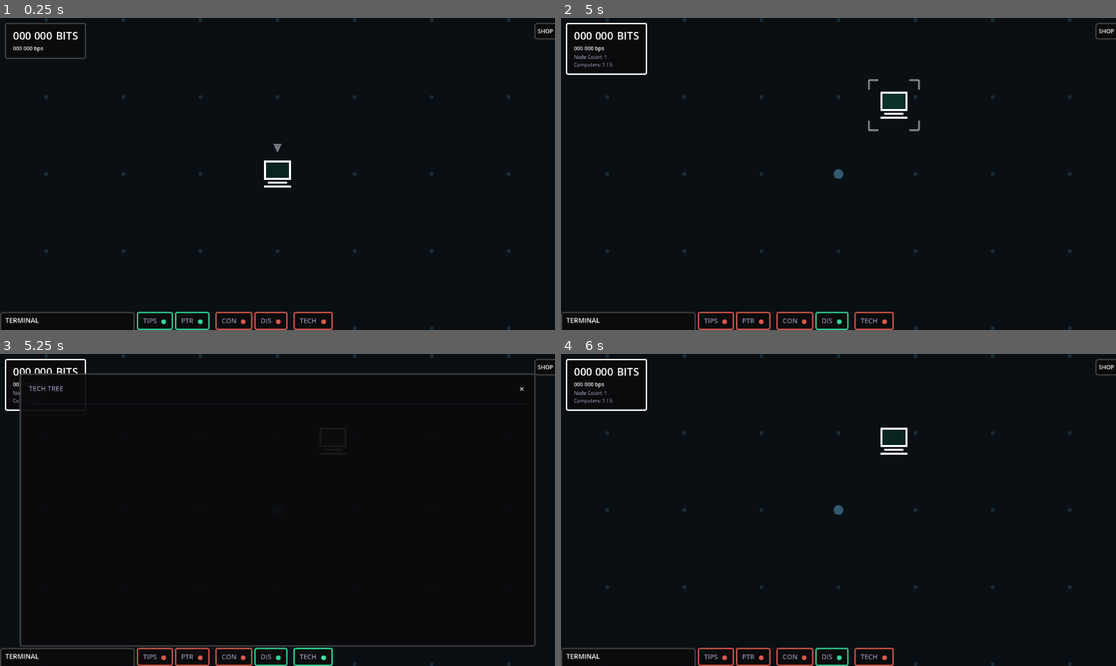
Above: before the commit, frames 1-4 (two rows, left to right).
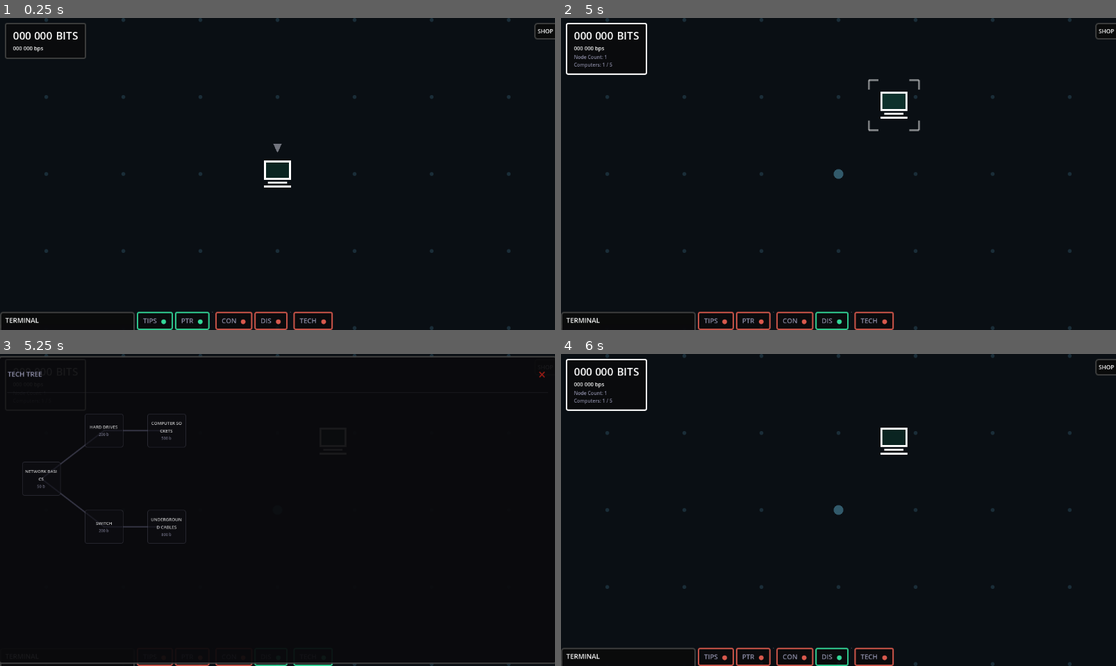
Above: after the commit, the same moments.

Repository: DscrtDv/NetClicker
Game: Godot game, scene res://Main/main.tscn
Two runs of this game, one before a commit and one after it. Both use one fixed random seed, a clock stepped at 60 frames per second and the inputs below.
Inputs (mouse positions are in pixels of both pictures, inside the frame that each line leads up to):
- Up to frame 1 (0.25 s): no input
- Up to frame 2 (5 s): tap Enter at 0.5, 2.75, 4.25 s; drag from (838, 174) to (894, 105) at 0.52 s; drag from (605, 39) to (894, 105) at 1.27 s; tap Space at 2, 3.5 s; move the mouse to (716, 320) at 2.02 s; right-click (716, 320) at 2.1 s; click (716, 320) at 2.17 s; drag from (755, 320) to (672, 127) at 2.77 s; drag from (794, 320) to (894, 105) at 3.52 s; drag from (832, 320) to (894, 105) at 4.27 s
- Up to frame 3 (5.25 s): tap Space at 5 s; move the mouse to (310, 656) at 5.02 s; click (310, 656) at 5.1 s
- Up to frame 4 (6 s): click "×" at 5.75 s

Frames 1-2 are identical in both runs. In frame 3, 4.0% of the frame differs, in the area x 0-100%, y 0-100%; in frame 4, nothing differs.

Commit message:
[+] Tech tree — data layer, node buttons, tooltip, and tree layout
Data layer
- TechData resource class (id, name, price, description, prerequisite_bits,
  tree_position, parent_ids, icon, effect dictionary)
- TechRegistry static class with 5 techs: Network Basics, Hard Drives,
  Switch, Computer Sockets, Underground Cables
- SignalBus: added tech_unlocked, tech_purchase_requested,
  tech_tooltip_show/hide signals and unlocked_techs state

Purchase flow
- main.gd handles tech_purchase_requested: deducts bits, appends to
  unlocked_techs, emits tech_unlocked, logs to terminal

TechNode button (UI/TechTree/TechNode/)
- 80×70 square with three visual states: locked (75% opacity, grey border),
  available (teal border, brightens on hover), unlocked (gold border)
- Shows tech name and price; icon slot ready for textures
- Emits tooltip signals on hover, purchase signal on click

Tech tree scene (UI/TechTree/tech_tree.gd)
- Populates FloatingWindow Content node with a ScrollContainer canvas
- Spawns and positions TechNodes from TechRegistry data on a 130×100 grid
- Draws connector lines between parent/child nodes via inner ConnectorLayer
- Tooltip built entirely in code (no separate scene) to avoid CanvasLayer
  sizing issues — positioned each frame relative to the hovered node

FloatingWindow fixes
- Root Control: mouse_filter = IGNORE so buttons behind open windows remain
  clickable
- Window panel: switched to centered anchors (±580/±320) for proper sizing
- Removed corrupt tech_tree.tscn; HUD now applies tech_tree.gd as a script
  override on the FloatingWindow instance

Diff:
--- a/Main/main.gd
+++ b/Main/main.gd
@@ -18,6 +18,7 @@
 
 func _enter_tree() -> void:
     SignalBus.entity_purchase_requested.connect(_on_entity_purchase_requested)
+    SignalBus.tech_purchase_requested.connect(_on_tech_purchase_requested)
 
 func _ready() -> void:
     var conn_line      := _CONN_LINE_SCENE.instantiate()
@@ -93,3 +94,13 @@
     add_child(entity)
     entity.global_position = pos
     EventLog.log("+", "New %s added to the grid." % clicker_type)
+
+func _on_tech_purchase_requested(id: StringName, cost: int) -> void:
+    if click_counter.total_bits < cost:
+        return
+    click_counter.total_bits -= cost
+    click_counter.update_counter()
+    SignalBus.unlocked_techs.append(id)
+    SignalBus.tech_unlocked.emit(id)
+    var tech := TechRegistry.get_tech(id)
+    EventLog.log("+", "Tech unlocked: %s." % tech.display_name)
--- a/Main/signalBus.gd
+++ b/Main/signalBus.gd
@@ -14,6 +14,10 @@
 signal connect_mode_toggled(enabled: bool)
 signal disconnect_mode_toggled(enabled: bool)
 signal tech_window_toggled(is_open: bool)
+signal tech_unlocked(id: StringName)
+signal tech_purchase_requested(id: StringName, cost: int)
+signal tech_tooltip_show(data: TechData, anchor: Control)
+signal tech_tooltip_hide()
 signal connection_source_selected(clicker: Node)
 signal connection_cancelled()
 signal connection_formed(a: Node, b: Node)
@@ -30,3 +34,4 @@
 
 var outlined_network = null  # Network — set by main counter hover/pin
 var hovered_network  = null  # Network — set by cursor proximity to a connection line
+var unlocked_techs   : Array[StringName] = []
--- a/UI/FloatingWindow/floating_window.gd
+++ b/UI/FloatingWindow/floating_window.gd
@@ -12,6 +12,7 @@
 	_title_label.text = title
 	_close_btn.focus_mode = Control.FOCUS_NONE
 	_close_btn.pressed.connect(close)
+	_close_btn.modulate = Color(0.85, 0.35, 0.30, 0.90)
 	visible = false
 
 func open() -> void:
--- a/UI/FloatingWindow/floating_window.tscn
+++ b/UI/FloatingWindow/floating_window.tscn
@@ -21,17 +21,20 @@
 anchor_bottom = 1.0
 grow_horizontal = 2
 grow_vertical = 2
+mouse_filter = 2
 script = ExtResource("1_fw")
 
 [node name="Window" type="PanelContainer" parent="." unique_id=973068828]
 layout_mode = 1
-anchors_preset = 15
-anchor_right = 1.0
-anchor_bottom = 1.0
-offset_left = 40.0
-offset_top = 40.0
-offset_right = -40.0
-offset_bottom = -40.0
+anchors_preset = 8
+anchor_left = 0.5
+anchor_top = 0.5
+anchor_right = 0.5
+anchor_bottom = 0.5
+offset_left = -580.0
+offset_top = -320.0
+offset_right = 580.0
+offset_bottom = 320.0
 grow_horizontal = 2
 grow_vertical = 2
 theme_override_styles/panel = SubResource("StyleBoxFlat_window")
@@ -63,7 +66,8 @@
 
 [node name="CloseBtn" type="Button" parent="Window/Margin/VBox/TitleBar" unique_id=321618153]
 layout_mode = 2
-theme_override_font_sizes/font_size = 18
+theme_override_colors/font_color = Color(0.85, 0.35, 0.3, 0.9)
+theme_override_font_sizes/font_size = 28
 text = "×"
 flat = true
 
--- a/UI/HUD/hud.tscn
+++ b/UI/HUD/hud.tscn
@@ -7,6 +7,7 @@
 [ext_resource type="PackedScene" uid="uid://shop00000001" path="res://UI/HUD/Shop/shop.tscn" id="5_shop"]
 [ext_resource type="PackedScene" uid="uid://dw445fllq7iyy" path="res://UI/HUD/Terminal/terminal.tscn" id="6_terminal"]
 [ext_resource type="PackedScene" uid="uid://floatwind001" path="res://UI/FloatingWindow/floating_window.tscn" id="7_fw"]
+[ext_resource type="Script" uid="uid://techtreegdx1" path="res://UI/TechTree/tech_tree.gd" id="8_ttgd"]
 
 [node name="HUD" type="CanvasLayer" unique_id=1293283919]
 
@@ -34,4 +35,5 @@
 anchors_preset = 2
 
 [node name="TechTree" parent="." unique_id=1899000001 instance=ExtResource("7_fw")]
+script = ExtResource("8_ttgd")
 title = "TECH TREE"
--- /dev/null
+++ b/UI/TechTree/TechNode/tech_node.gd
@@ -0,0 +1,80 @@
+class_name TechNode
+extends Control
+
+enum State { LOCKED, AVAILABLE, UNLOCKED }
+
+@onready var _panel       : PanelContainer = $Panel
+@onready var _icon        : TextureRect    = $Panel/Margin/VBox/Icon
+@onready var _name_label  : Label          = $Panel/Margin/VBox/NameLabel
+@onready var _price_label : Label          = $Panel/Margin/VBox/PriceLabel
+
+@export var style_locked    : StyleBoxFlat
+@export var style_available : StyleBoxFlat
+@export var style_unlocked  : StyleBoxFlat
+
+var _data  : TechData
+var _state : State = State.LOCKED
+
+func setup(data: TechData) -> void:
+	_data = data
+	_name_label.text = data.display_name.to_upper()
+	if data.icon:
+		_icon.texture = data.icon
+	else:
+		_icon.visible = false
+	_price_label.text = "%d b" % data.price
+	refresh_state()
+
+func _ready() -> void:
+	mouse_entered.connect(_on_hover.bind(true))
+	mouse_exited.connect(_on_hover.bind(false))
+	SignalBus.bits_changed.connect(func(_b: int) -> void: refresh_state())
+	SignalBus.tech_unlocked.connect(func(_id: StringName) -> void: refresh_state())
+
+func refresh_state() -> void:
+	if _data == null:
+		return
+	if _data.id in SignalBus.unlocked_techs:
+		_set_state(State.UNLOCKED)
+	elif SignalBus.total_bits >= _data.price \
+			and SignalBus.total_bits >= _data.prerequisite_bits:
+		_set_state(State.AVAILABLE)
+	else:
+		_set_state(State.LOCKED)
+
+func _set_state(s: State) -> void:
+	_state = s
+	match s:
+		State.LOCKED:
+			_panel.add_theme_stylebox_override("panel", style_locked)
+			modulate = Color(1, 1, 1, 0.75)
+			_price_label.visible = true
+		State.AVAILABLE:
+			_panel.add_theme_stylebox_override("panel", style_available)
+			modulate = Color.WHITE
+			_price_label.visible = true
+		State.UNLOCKED:
+			_panel.add_theme_stylebox_override("panel", style_unlocked)
+			modulate = Color.WHITE
+			_price_label.visible = false
+
+func _on_hover(entered: bool) -> void:
+	if _data == null:
+		return
+	if entered:
+		SignalBus.tech_tooltip_show.emit(_data, self)
+		if _state == State.AVAILABLE:
+			modulate = Color(1.12, 1.12, 1.12)
+	else:
+		SignalBus.tech_tooltip_hide.emit()
+		if _state == State.AVAILABLE:
+			modulate = Color.WHITE
+
+func _gui_input(event: InputEvent) -> void:
+	if _state != State.AVAILABLE:
+		return
+	if event is InputEventMouseButton \
+			and event.button_index == MOUSE_BUTTON_LEFT \
+			and event.pressed:
+		SignalBus.tech_purchase_requested.emit(_data.id, _data.price)
+		get_viewport().set_input_as_handled()
--- /dev/null
+++ b/UI/TechTree/TechNode/tech_node.tscn
@@ -0,0 +1,90 @@
+[gd_scene format=3 uid="uid://technode0001"]
+
+[ext_resource type="Script" path="res://UI/TechTree/TechNode/tech_node.gd" id="1_tn"]
+
+[sub_resource type="StyleBoxFlat" id="StyleBoxFlat_locked"]
+bg_color = Color(0.05, 0.05, 0.07, 0.85)
+border_width_left = 1
+border_width_top = 1
+border_width_right = 1
+border_width_bottom = 1
+border_color = Color(0.30, 0.30, 0.36, 0.70)
+corner_radius_top_left = 4
+corner_radius_top_right = 4
+corner_radius_bottom_right = 4
+corner_radius_bottom_left = 4
+
+[sub_resource type="StyleBoxFlat" id="StyleBoxFlat_available"]
+bg_color = Color(0.04, 0.07, 0.08, 0.90)
+border_width_left = 2
+border_width_top = 2
+border_width_right = 2
+border_width_bottom = 2
+border_color = Color(0.192, 0.718, 0.643, 0.90)
+corner_radius_top_left = 4
+corner_radius_top_right = 4
+corner_radius_bottom_right = 4
+corner_radius_bottom_left = 4
+
+[sub_resource type="StyleBoxFlat" id="StyleBoxFlat_unlocked"]
+bg_color = Color(0.06, 0.06, 0.03, 0.90)
+border_width_left = 2
+border_width_top = 2
+border_width_right = 2
+border_width_bottom = 2
+border_color = Color(1.00, 0.78, 0.20, 0.90)
+corner_radius_top_left = 4
+corner_radius_top_right = 4
+corner_radius_bottom_right = 4
+corner_radius_bottom_left = 4
+
+[node name="TechNode" type="Control"]
+custom_minimum_size = Vector2(80, 70)
+mouse_filter = 0
+script = ExtResource("1_tn")
+style_locked = SubResource("StyleBoxFlat_locked")
+style_available = SubResource("StyleBoxFlat_available")
+style_unlocked = SubResource("StyleBoxFlat_unlocked")
+
+[node name="Panel" type="PanelContainer" parent="."]
+layout_mode = 1
+anchors_preset = 15
+anchor_right = 1.0
+anchor_bottom = 1.0
+grow_horizontal = 2
+grow_vertical = 2
+mouse_filter = 2
+theme_override_styles/panel = SubResource("StyleBoxFlat_locked")
+
+[node name="Margin" type="MarginContainer" parent="Panel"]
+layout_mode = 2
+theme_override_constants/margin_left = 5
+theme_override_constants/margin_top = 5
+theme_override_constants/margin_right = 5
+theme_override_constants/margin_bottom = 5
+
+[node name="VBox" type="VBoxContainer" parent="Panel/Margin"]
+layout_mode = 2
+alignment = 1
+theme_override_constants/separation = 3
+
+[node name="Icon" type="TextureRect" parent="Panel/Margin/VBox"]
+layout_mode = 2
+custom_minimum_size = Vector2(22, 22)
+size_flags_horizontal = 4
+expand_mode = 1
+stretch_mode = 6
+
+[node name="NameLabel" type="Label" parent="Panel/Margin/VBox"]
+layout_mode = 2
+theme_override_font_sizes/font_size = 9
+horizontal_alignment = 1
+autowrap_mode = 1
+text = "TECH"
+
+[node name="PriceLabel" type="Label" parent="Panel/Margin/VBox"]
+layout_mode = 2
+modulate = Color(0.55, 0.55, 0.65, 1.0)
+theme_override_font_sizes/font_size = 8
+horizontal_alignment = 1
+text = "0 b"
--- /dev/null
+++ b/UI/TechTree/TechTooltip/tech_tooltip.gd
@@ -0,0 +1,56 @@
+extends PanelContainer
+
+@onready var _name_label : Label = $Margin/VBox/NameLabel
+@onready var _desc_label : Label = $Margin/VBox/DescLabel
+@onready var _cost_value : Label = $Margin/VBox/Grid/CostValue
+@onready var _req_key    : Label = $Margin/VBox/Grid/ReqKey
+@onready var _req_value  : Label = $Margin/VBox/Grid/ReqValue
+
+var _anchor : Control = null
+
+func _ready() -> void:
+	visible = false
+	SignalBus.tech_tooltip_show.connect(_on_show)
+	SignalBus.tech_tooltip_hide.connect(_on_hide)
+
+func _process(_delta: float) -> void:
+	if _anchor and visible:
+		_update_position()
+
+func _on_show(data: TechData, anchor: Control) -> void:
+	_anchor = anchor
+	_name_label.text = data.display_name.to_upper()
+	_desc_label.text = data.description
+
+	if data.id in SignalBus.unlocked_techs:
+		_cost_value.text     = "OWNED"
+		_cost_value.modulate = Color(1.00, 0.78, 0.20)
+	else:
+		_cost_value.text     = "%d bits" % data.price
+		_cost_value.modulate = Color(0.20, 0.85, 0.60) \
+			if SignalBus.total_bits >= data.price \
+			else Color(0.85, 0.35, 0.30)
+
+	var has_req := data.prerequisite_bits > 0
+	_req_key.visible   = has_req
+	_req_value.visible = has_req
+	if has_req:
+		_req_value.text     = "%d bits" % data.prerequisite_bits
+		_req_value.modulate = Color(0.20, 0.85, 0.60) \
+			if SignalBus.total_bits >= data.prerequisite_bits \
+			else Color(0.85, 0.35, 0.30)
+
+	visible = true
+	# Defer so the panel has one frame to compute its size before clamping
+	call_deferred("_update_position")
+
+func _on_hide() -> void:
+	visible = false
+	_anchor = null
+
+func _update_position() -> void:
+	var rect := _anchor.get_global_rect()
+	position  = Vector2(rect.end.x + 8.0, rect.position.y)
+	var vp    := get_viewport_rect().size
+	position.x = clamp(position.x, 4.0, vp.x - size.x - 4.0)
+	position.y = clamp(position.y, 4.0, vp.y - size.y - 4.0)
--- /dev/null
+++ b/UI/TechTree/TechTooltip/tech_tooltip.tscn
@@ -0,0 +1,92 @@
+[gd_scene format=3 uid="uid://techtooltip01"]
+
+[ext_resource type="Script" path="res://UI/TechTree/TechTooltip/tech_tooltip.gd" id="1_tt"]
+
+[sub_resource type="StyleBoxFlat" id="StyleBoxFlat_bg"]
+bg_color = Color(0.04, 0.04, 0.04, 0.92)
+border_width_left = 3
+border_width_top = 3
+border_width_right = 3
+border_width_bottom = 3
+border_color = Color(0.25, 0.25, 0.25, 0.90)
+corner_radius_top_left = 4
+corner_radius_top_right = 4
+corner_radius_bottom_right = 4
+corner_radius_bottom_left = 4
+
+[node name="TechTooltip" type="PanelContainer"]
+layout_mode = 0
+mouse_filter = 2
+custom_minimum_size = Vector2(200, 0)
+theme_override_styles/panel = SubResource("StyleBoxFlat_bg")
+script = ExtResource("1_tt")
+
+[node name="Margin" type="MarginContainer" parent="."]
+layout_mode = 2
+mouse_filter = 2
+theme_override_constants/margin_left = 12
+theme_override_constants/margin_top = 9
+theme_override_constants/margin_right = 12
+theme_override_constants/margin_bottom = 9
+
+[node name="VBox" type="VBoxContainer" parent="Margin"]
+layout_mode = 2
+mouse_filter = 2
+theme_override_constants/separation = 6
+
+[node name="NameLabel" type="Label" parent="Margin/VBox"]
+layout_mode = 2
+mouse_filter = 2
+theme_override_font_sizes/font_size = 12
+text = "TECH NAME"
+
+[node name="Separator" type="HSeparator" parent="Margin/VBox"]
+layout_mode = 2
+mouse_filter = 2
+modulate = Color(0.30, 0.30, 0.35, 0.80)
+
+[node name="DescLabel" type="Label" parent="Margin/VBox"]
+layout_mode = 2
+mouse_filter = 2
+modulate = Color(0.70, 0.70, 0.78, 1.0)
+theme_override_font_sizes/font_size = 9
+autowrap_mode = 3
+text = "Description goes here."
+
+[node name="Separator2" type="HSeparator" parent="Margin/VBox"]
+layout_mode = 2
+mouse_filter = 2
+modulate = Color(0.30, 0.30, 0.35, 0.80)
+
+[node name="Grid" type="GridContainer" parent="Margin/VBox"]
+layout_mode = 2
+mouse_filter = 2
+columns = 2
+theme_override_constants/h_separation = 14
+theme_override_constants/v_separation = 4
+
+[node name="CostKey" type="Label" parent="Margin/VBox/Grid"]
+layout_mode = 2
+mouse_filter = 2
+modulate = Color(0.55, 0.55, 0.65, 1.0)
+theme_override_font_sizes/font_size = 9
+text = "COST"
+
+[node name="CostValue" type="Label" parent="Margin/VBox/Grid"]
+layout_mode = 2
+mouse_filter = 2
+theme_override_font_sizes/font_size = 9
+text = "0 bits"
+
+[node name="ReqKey" type="Label" parent="Margin/VBox/Grid"]
+layout_mode = 2
+mouse_filter = 2
+modulate = Color(0.55, 0.55, 0.65, 1.0)
+theme_override_font_sizes/font_size = 9
+text = "REQUIRES"
+
+[node name="ReqValue" type="Label" parent="Margin/VBox/Grid"]
+layout_mode = 2
+mouse_filter = 2
+theme_override_font_sizes/font_size = 9
+text = "0 bits"
--- /dev/null
+++ b/UI/TechTree/tech_data.gd
@@ -0,0 +1,12 @@
+class_name TechData
+extends Resource
+
+@export var id                : StringName
+@export var display_name      : String
+@export var price             : int
+@export var description       : String
+@export var prerequisite_bits : int
+@export var tree_position     : Vector2i
+@export var parent_ids        : Array[StringName] = []
+@export var icon              : Texture2D
+@export var effect            : Dictionary = {}
--- /dev/null
+++ b/UI/TechTree/tech_registry.gd
@@ -0,0 +1,81 @@
+class_name TechRegistry
+
+# All techs indexed by id. Call TechRegistry.get_all() or TechRegistry.get_tech(id).
+# Tree layout uses Vector2i(column, row). CELL_SIZE in the tree scene controls spacing.
+#
+# Effect keys (applied by TechManager, Milestone 5):
+#   "max_network_bonus"       : int  — added to SignalBus.max_network_size
+#   "unlock_switch"           : bool — makes the Switch purchasable in the shop
+#   "computer_extra_slot"     : bool — gives computers a third connection slot
+#   "switch_cross_network"    : bool — switches can connect across network boundaries
+
+static var _techs : Dictionary  # StringName -> TechData
+
+static func _ensure_loaded() -> void:
+	if not _techs.is_empty():
+		return
+	_techs = {}
+	for td : TechData in _build_all():
+		_techs[td.id] = td
+
+static func get_all() -> Array[TechData]:
+	_ensure_loaded()
+	var out : Array[TechData] = []
+	for v in _techs.values():
+		out.append(v)
+	return out
+
+static func get_tech(id: StringName) -> TechData:
+	_ensure_loaded()
+	return _techs.get(id, null)
+
+# ---------------------------------------------------------------------------
+# Tech definitions
+# ---------------------------------------------------------------------------
+
+static func _make(
+	p_id               : StringName,
+	p_display_name     : String,
+	p_price            : int,
+	p_description      : String,
+	p_prerequisite_bits: int,
+	p_tree_position    : Vector2i,
+	p_parent_ids       : Array[StringName],
+	p_effect           : Dictionary
+) -> TechData:
+	var td              := TechData.new()
+	td.id               = p_id
+	td.display_name     = p_display_name
+	td.price            = p_price
+	td.description      = p_description
+	td.prerequisite_bits = p_prerequisite_bits
+	td.tree_position    = p_tree_position
+	td.parent_ids       = p_parent_ids
+	td.effect           = p_effect
+	return td
+
+static func _build_all() -> Array[TechData]:
+	return [
+		# --- Column 0: Root ---
+		_make(&"net_basics", "Network Basics", 50,
+			"Foundational optimizations that improve every network you run.",
+			0, Vector2i(0, 1), [], {}),
+
+		# --- Column 1 ---
+		_make(&"hard_drives", "Hard Drives", 200,
+			"Additional storage capacity allows larger subnets. +2 max network size.",
+			100, Vector2i(1, 0), [&"net_basics"], {"max_network_bonus": 2}),
+
+		_make(&"switch", "Switch", 200,
+			"Unlocks the Switch in the shop. Switches route traffic between multiple computers.",
+			100, Vector2i(1, 2), [&"net_basics"], {"unlock_switch": true}),
+
+		# --- Column 2 ---
+		_make(&"computer_sockets", "Computer Sockets", 500,
+			"Adds a third connection slot to every computer, increasing throughput potential.",
+			300, Vector2i(2, 0), [&"hard_drives"], {"computer_extra_slot": true}),
+
+		_make(&"underground_cables", "Underground Cables", 800,
+			"Shielded underground lines let switches connect across network boundaries, ignoring size limits.",
+			500, Vector2i(2, 2), [&"switch"], {"switch_cross_network": true}),
+	]
--- a/UI/TechTree/tech_tree.gd
+++ b/UI/TechTree/tech_tree.gd
@@ -1,12 +1,209 @@
 extends FloatingWindow
+
+const _TECH_NODE_SCENE := preload("res://UI/TechTree/TechNode/tech_node.tscn")
+const _CELL_SIZE       := Vector2(130, 100)
+const _PADDING         := Vector2(30, 30)
+const _NODE_HALF       := Vector2(40, 35)  # half of TechNode's 80x70 size
+
+@onready var _content : Control = $Window/Margin/VBox/Content
+
+# Tooltip built in code — avoids CanvasLayer sizing issues with instanced scenes
+var _tooltip        : PanelContainer  = null
+var _tip_name       : Label           = null
+var _tip_desc       : Label           = null
+var _tip_cost       : Label           = null
+var _tip_req_row    : HBoxContainer   = null
+var _tip_req        : Label           = null
+var _tip_anchor     : Control         = null
 
 func _ready() -> void:
 	super()
 	SignalBus.tech_window_toggled.connect(_on_signal_toggled)
 	closed.connect(func(): SignalBus.tech_window_toggled.emit(false))
+	_build_tree()
+	_build_tooltip()
 
 func _on_signal_toggled(is_open: bool) -> void:
 	if is_open:
 		open()
 	else:
 		close()
+
+func _process(_delta: float) -> void:
+	if _tooltip and _tooltip.visible and _tip_anchor:
+		_position_tooltip()
+
+# ---------------------------------------------------------------------------
+# Tree layout
+# ---------------------------------------------------------------------------
+
+func _build_tree() -> void:
+	var techs := TechRegistry.get_all()
+
+	var max_col := 0
+	var max_row := 0
+	for data : TechData in techs:
+		max_col = max(max_col, data.tree_position.x)
+		max_row = max(max_row, data.tree_position.y)
+	var canvas_size := Vector2(max_col, max_row) * _CELL_SIZE \
+		+ Vector2(80, 70) + _PADDING * 2
+
+	var scroll := ScrollContainer.new()
+	scroll.size_flags_horizontal = Control.SIZE_EXPAND_FILL
+	scroll.size_flags_vertical   = Control.SIZE_EXPAND_FILL
+	_content.add_child(scroll)
+
+	var canvas := Control.new()
+	canvas.custom_minimum_size = canvas_size
+	canvas.mouse_filter        = Control.MOUSE_FILTER_IGNORE
+	scroll.add_child(canvas)
+
+	var connector := _ConnectorLayer.new()
+	connector.custom_minimum_size = canvas_size
+	connector.mouse_filter        = Control.MOUSE_FILTER_IGNORE
+	canvas.add_child(connector)
+
+	var centers : Dictionary = {}
+	for data : TechData in techs:
+		var node : TechNode = _TECH_NODE_SCENE.instantiate()
+		var pos  := Vector2(data.tree_position) * _CELL_SIZE + _PADDING
+		canvas.add_child(node)
+		node.position = pos
+		node.setup(data)
+		centers[data.id] = pos + _NODE_HALF
+
+	var lines : Array = []
+	for data : TechData in techs:
+		for parent_id : StringName in data.parent_ids:
+			if centers.has(parent_id) and centers.has(data.id):
+				lines.append([centers[parent_id], centers[data.id]])
+	connector.setup(lines)
+
+# ---------------------------------------------------------------------------
+# Tooltip (built in code so there are no scene/UID loading issues)
+# ---------------------------------------------------------------------------
+
+func _build_tooltip() -> void:
+	var bg := StyleBoxFlat.new()
+	bg.bg_color = Color(0.04, 0.04, 0.04, 0.92)
+	bg.set_border_width_all(3)
+	bg.border_color = Color(0.25, 0.25, 0.25, 0.90)
+	bg.set_corner_radius_all(4)
+
+	_tooltip = PanelContainer.new()
+	_tooltip.mouse_filter = Control.MOUSE_FILTER_IGNORE
+	_tooltip.add_theme_stylebox_override("panel", bg)
+	_tooltip.visible = false
+	add_child(_tooltip)
+
+	var margin := MarginContainer.new()
+	margin.mouse_filter = Control.MOUSE_FILTER_IGNORE
+	margin.add_theme_constant_override("margin_left",   12)
+	margin.add_theme_constant_override("margin_right",  12)
+	margin.add_theme_constant_override("margin_top",     9)
+	margin.add_theme_constant_override("margin_bottom",  9)
+	_tooltip.add_child(margin)
+
+	var vbox := VBoxContainer.new()
+	vbox.mouse_filter = Control.MOUSE_FILTER_IGNORE
+	vbox.add_theme_constant_override("separation", 6)
+	margin.add_child(vbox)
+
+	_tip_name = _tip_label(12, Color.WHITE)
+	vbox.add_child(_tip_name)
+
+	vbox.add_child(_tip_separator())
+
+	_tip_desc = _tip_label(9, Color(0.70, 0.70, 0.78))
+	_tip_desc.autowrap_mode        = TextServer.AUTOWRAP_WORD_SMART
+	_tip_desc.custom_minimum_size  = Vector2(200, 0)
+	vbox.add_child(_tip_desc)
+
+	vbox.add_child(_tip_separator())
+
+	_tip_cost    = _tip_row(vbox, "COST")
+	_tip_req_row = _tip_row_container(vbox, "REQUIRES")
+	_tip_req     = _tip_req_row.get_child(1)
+
+	SignalBus.tech_tooltip_show.connect(_on_tooltip_show)
+	SignalBus.tech_tooltip_hide.connect(_on_tooltip_hide)
+
+func _tip_label(font_size: int, color: Color) -> Label:
+	var lbl := Label.new()
+	lbl.mouse_filter = Control.MOUSE_FILTER_IGNORE
+	lbl.add_theme_font_size_override("font_size", font_size)
+	lbl.modulate = color
+	return lbl
+
+func _tip_separator() -> HSeparator:
+	var sep := HSeparator.new()
+	sep.mouse_filter = Control.MOUSE_FILTER_IGNORE
+	sep.modulate = Color(0.30, 0.30, 0.35, 0.80)
+	return sep
+
+func _tip_row(parent: VBoxContainer, key: String) -> Label:
+	return _tip_row_container(parent, key).get_child(1)
+
+func _tip_row_container(parent: VBoxContainer, key: String) -> HBoxContainer:
+	var row := HBoxContainer.new()
+	row.mouse_filter = Control.MOUSE_FILTER_IGNORE
+	row.add_theme_constant_override("separation", 14)
+	parent.add_child(row)
+
+	var k := _tip_label(9, Color(0.55, 0.55, 0.65))
+	k.text = key
+	row.add_child(k)
+
+	var v := _tip_label(9, Color.WHITE)
+	row.add_child(v)
+	return row
+
+func _on_tooltip_show(data: TechData, anchor: Control) -> void:
+	_tip_anchor  = anchor
+	_tip_name.text = data.display_name.to_upper()
+	_tip_desc.text = data.description
+
+	if data.id in SignalBus.unlocked_techs:
+		_tip_cost.text    = "OWNED"
+		_tip_cost.modulate = Color(1.00, 0.78, 0.20)
+	else:
+		_tip_cost.text    = "%d bits" % data.price
+		_tip_cost.modulate = Color(0.20, 0.85, 0.60) \
+			if SignalBus.total_bits >= data.price \
+			else Color(0.85, 0.35, 0.30)
+
+	var has_req := data.prerequisite_bits > 0
+	_tip_req_row.visible = has_req
+	if has_req:
+		_tip_req.text    = "%d bits" % data.prerequisite_bits
+		_tip_req.modulate = Color(0.20, 0.85, 0.60) \
+			if SignalBus.total_bits >= data.prerequisite_bits \
+			else Color(0.85, 0.35, 0.30)
+
+	_tooltip.visible = true
+
+func _on_tooltip_hide() -> void:
+	_tooltip.visible  = false
+	_tip_anchor = null
+
+func _position_tooltip() -> void:
+	var rect := _tip_anchor.get_global_rect()
+	_tooltip.position = Vector2(rect.end.x + 8.0, rect.position.y)
+	var vp := get_viewport_rect().size
+	_tooltip.position.x = clamp(_tooltip.position.x, 4.0, vp.x - _tooltip.size.x - 4.0)
+	_tooltip.position.y = clamp(_tooltip.position.y, 4.0, vp.y - _tooltip.size.y - 4.0)
+
+# ---------------------------------------------------------------------------
+# Connector line layer
+# ---------------------------------------------------------------------------
+
+class _ConnectorLayer extends Control:
+	var _lines : Array = []
+
+	func setup(lines: Array) -> void:
+		_lines = lines
+		queue_redraw()
+
+	func _draw() -> void:
+		for pair in _lines:
+			draw_line(pair[0], pair[1], Color(0.30, 0.30, 0.38, 0.65), 1.5, true)
--- a/UI/TechTree/tech_tree.tscn
+++ /dev/null
@@ -1,6 +0,0 @@
-[gd_scene format=3 uid="uid://techtreescn1" inherits="res://UI/FloatingWindow/floating_window.tscn"]
-
-[ext_resource type="Script" uid="uid://techtreegdx1" path="res://UI/TechTree/tech_tree.gd" id="1_tt"]
-
-[node name="TechTree" script=ExtResource("1_tt")]
-title = "TECH TREE"
Not shown, added: UI/TechTree/TechNode/tech_node.gd.uid
Not shown, added: UI/TechTree/TechTooltip/tech_tooltip.gd.uid
Not shown, added: UI/TechTree/tech_data.gd.uid
Not shown, added: UI/TechTree/tech_registry.gd.uid
